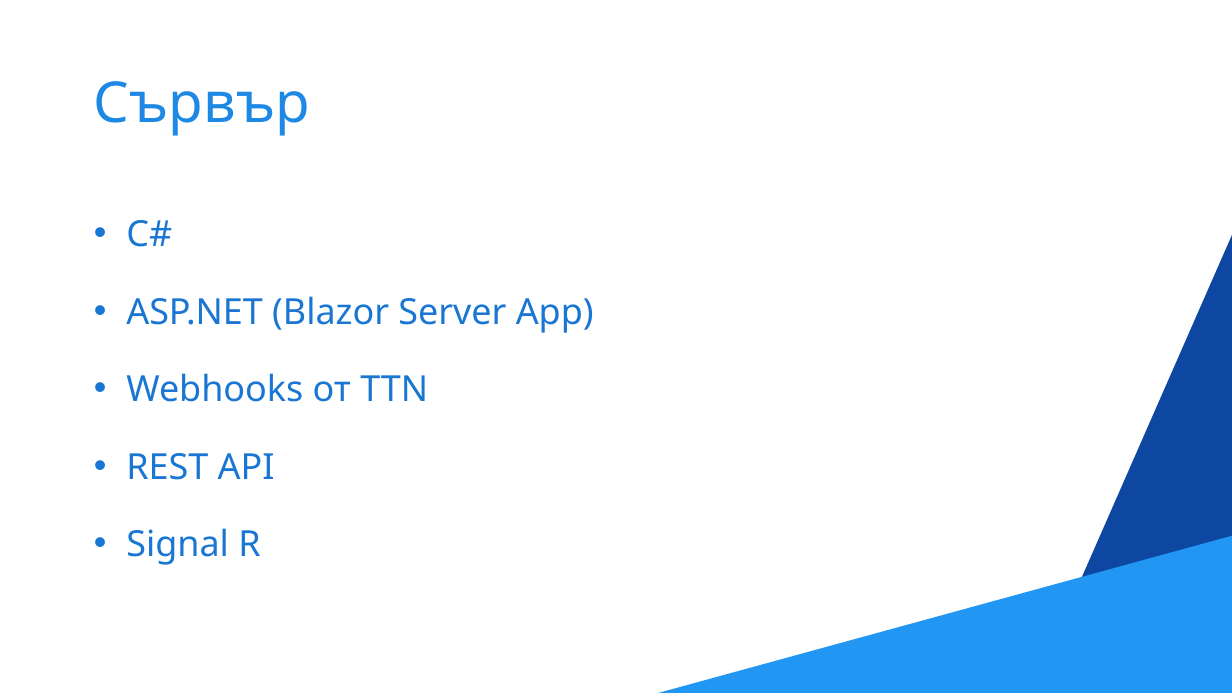
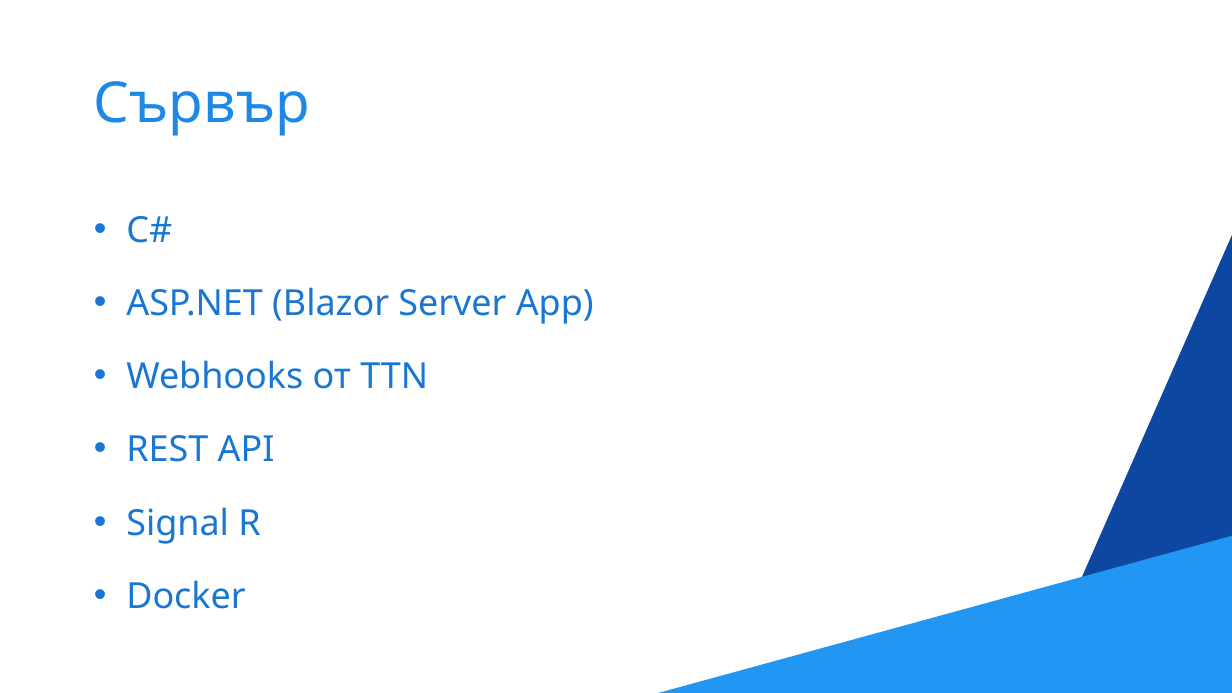
Before and after one commit to NikolaTotev/LoRa_Sensor_Network, a slide deck: slide 9 of Documentation/LoRa_Sensor_Network_Presentation.pptx. Drawn at 1232x693 pixels with LibreOffice and Linux fonts; fonts in the diff are those of the drawing. Boxes give left, top, right and bottom in pixels: in the first picture for what was removed or moved away, otherwise in the second. Text is boxed around its words. In the diff, an @@ line names an element or a change of style, - is before the commit and + after.

```diff
--- a/Documentation/LoRa_Sensor_Network_Presentation.pptx
+++ b/Documentation/LoRa_Sensor_Network_Presentation.pptx
@@ text at [126, 216, 594, 544]: line spacing 1.5 to 1.4 @@
@@ text at [126, 580, 245, 609]: paragraph added @@
+• Docker
```
Also in this commit, not shown: 4 other slides changed.
